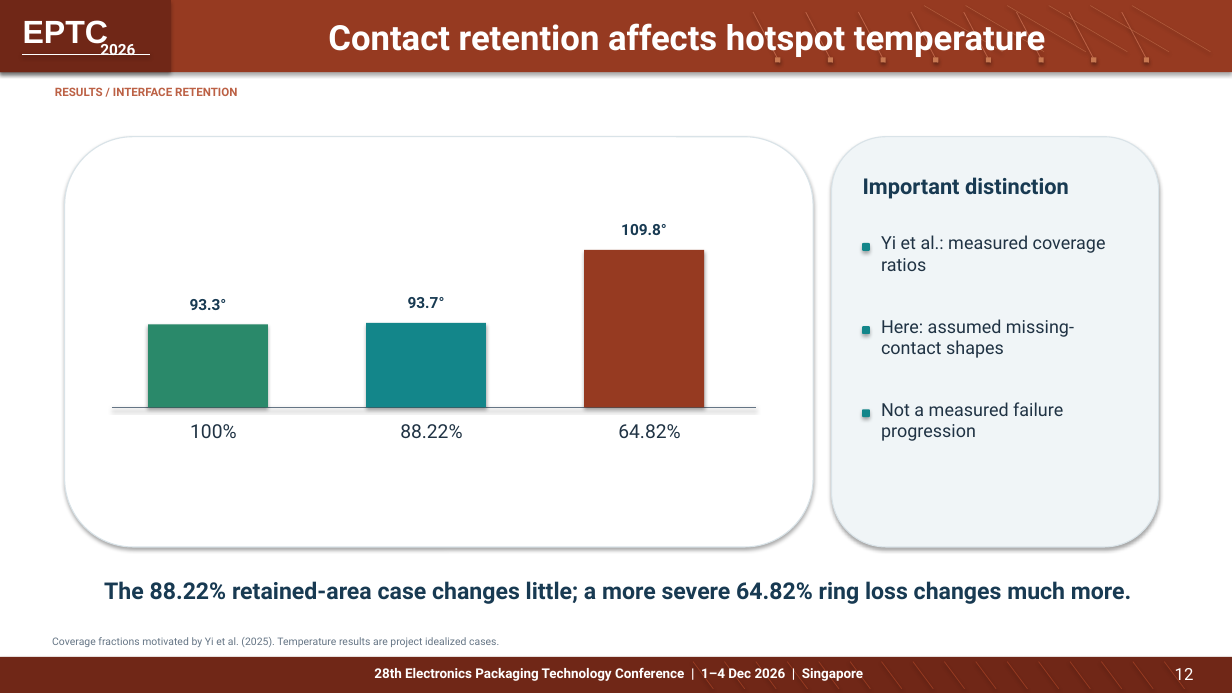
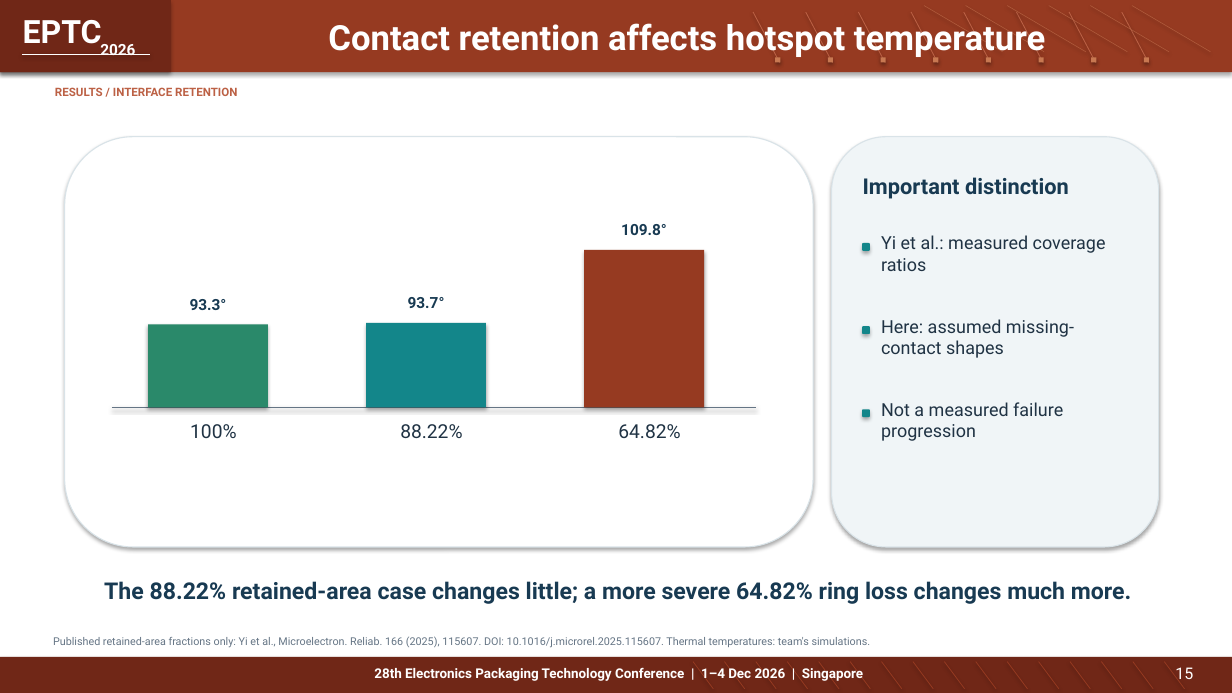
Before and after one commit to Makise-okabe/EPTC, a slide deck: slide 15 of presentations/EPTC_2026_Student_Innovation_Challenge_Presentation.pptx (slide 12 before the commit). Drawn at 1232x693 pixels with LibreOffice and Linux fonts; fonts in the diff are those of the drawing. Boxes give left, top, right and bottom in pixels: in the first picture for what was removed or moved away, otherwise in the second. Text is boxed around its words. In the diff, an @@ line names an element or a change of style, - is before the commit and + after.

```diff
--- a/presentations/EPTC_2026_Student_Innovation_Challenge_Presentation.pptx
+++ b/presentations/EPTC_2026_Student_Innovation_Challenge_Presentation.pptx
@@ text "EPTC" at (23, 20, 102, 48): font Arial to Roboto @@
@@ text at (53, 636, 871, 647): text changed; size 8.1 to 8.4 pt @@
-Coverage fractions motivated by Yi et al. (2025). Temperature results are project idealized cases.
+Published retained-area fractions only: Yi et al., Microelectron. Reliab. 166 (2025), 115607. DOI: 10.1016/j.microrel.2025.115607. Thermal temperatures: team's simulations.
@@ text at (1175, 667, 1193, 679): text changed; size 13 to 12.5 pt @@
-12
+15
```
Also in this commit, not shown: 29 other slides changed, 5 slides added.
